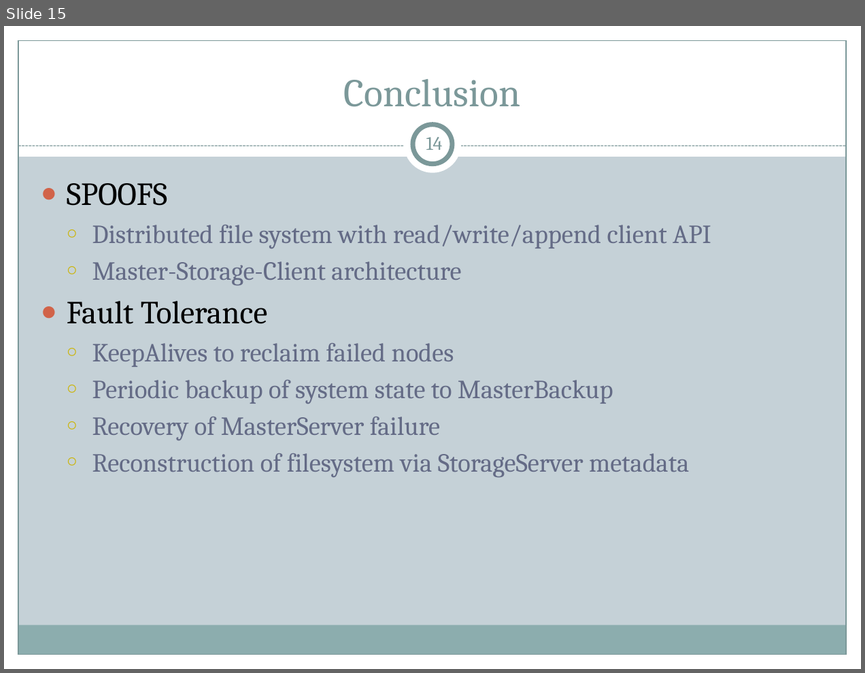
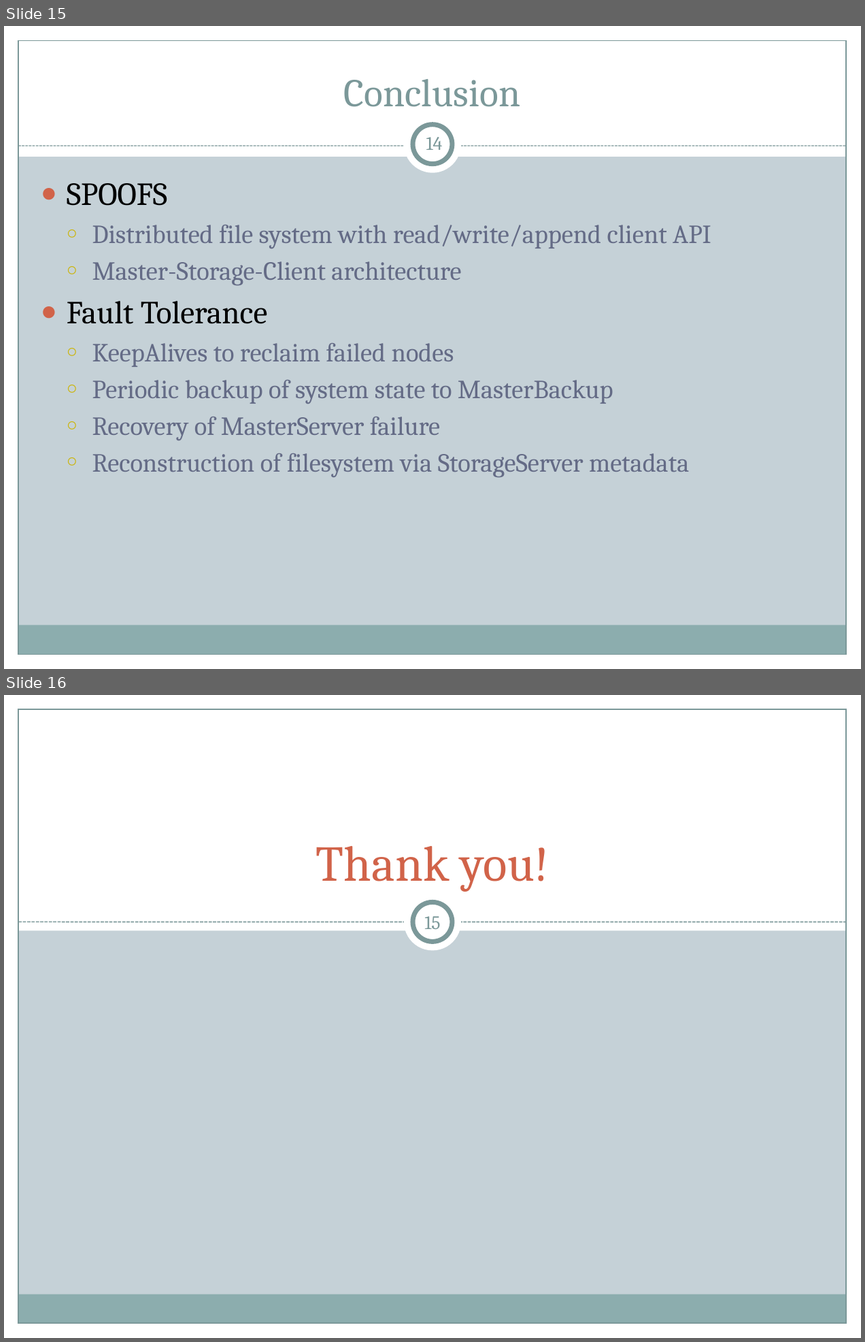
Before and after one commit to mystal/spoofs, a slide deck: Spoofs Presentation[Final].pptx. Shown one above the other, each under a label of ours: slide 15 before the commit, slides 15 and 16 after it. The pictures are 865x673 and 865x1342 pixels, drawn with LibreOffice and Linux fonts; fonts in the diff are those of the drawing. Boxes give left, top, right and bottom in pixels: in the first picture for what was removed or moved away, otherwise in the second. Text is boxed around its words. In the diff, an @@ line names an element or a change of style, - is before the commit and + after.

```diff
--- a/Spoofs Presentation[Final].pptx
+++ b/Spoofs Presentation[Final].pptx
@@ slide 16 added at (4,695,861,1338), background #C5D1D7; not listed: 5 template elements that a slide beside it also shows @@
@@ rectangle added at (4,695,861,930), fill #FFFFFF @@
@@ title added at (316,846,549,892), 42 pt, text #D16349 @@
+Thank you!
@@ ellipse added at (404,893,462,950), fill #FFFFFF @@
@@ ellipse added at (413,902,452,942), fill #FFFFFF, outline #7C999A 4 pt @@
@@ page number added at (424,916,440,929), 16 pt, text #7C999A @@
+15
@@ line added from (18, 922) to (847, 922), #7C999A 0.9 pt dashed @@
```
Also in this commit, not shown: 1 slide changed, 1 other file.
